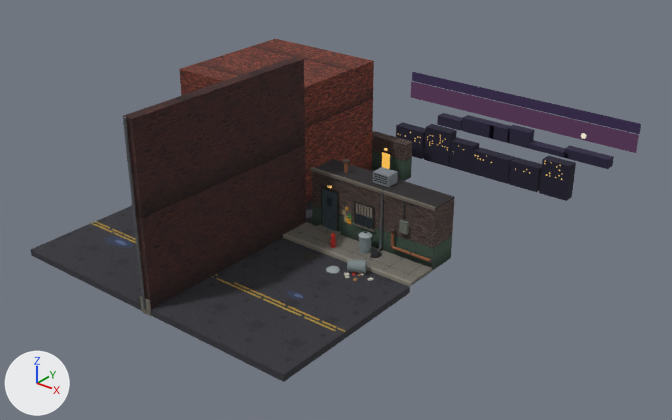
The Blender file stages/street/source/street.blend: old version first, new version second.
Before and after are seen from a camera (50 mm lens) standing at (25.9, -26.6, 19.6) and looking at (-0.1, 5.9, -0.5). The lights are fixed; the arrows at lower left show +X, +Y and +Z. The first picture is the older version.

Objects in the first picture: 'street', 'wall'.
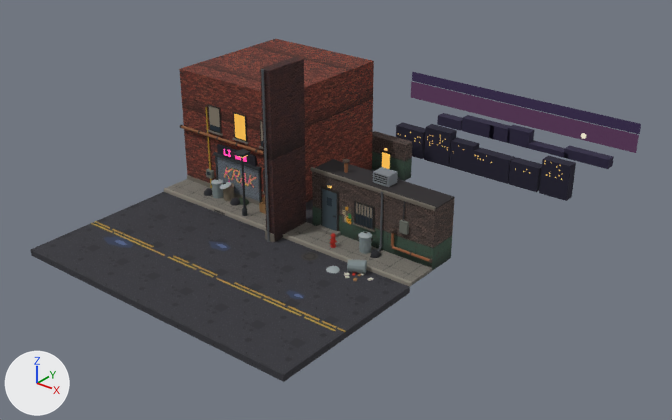
Changed parts and their boxes [x1, y1, x2, y2] in the pictures (672 x 420 px; the box of a moved part takes in the faces that stretch with it):
'wall', reshaped (75% narrower, 28% shorter)
    before: [122, 57, 306, 316]
    after: [260, 57, 306, 242]
part 1 of me_wall, moved or reshaped
    before: [140, 296, 152, 316]
    after: [265, 231, 275, 242]
part 2 of me_wall, moved or reshaped
    before: [123, 119, 146, 308]
    after: [261, 71, 270, 241]
part 3 of me_wall, moved or reshaped
    before: [123, 67, 281, 309]
    after: [260, 67, 281, 242]

The change, as a diff of the scene's bpy script:
```diff
--- a/stages/street/source/street.blend.py
+++ b/stages/street/source/street.blend.py
@@ me_wall @@
 # used by ob_wall; location = (0.0, 0.0, 0.0)
 # before: 2 (0.5, -6.5, -0.3) at pixel (151, 315), 3 (0.0, -6.5, -0.3) at pixel (143, 311), 6 (0.5, -6.5, 8.0) at pixel (131, 118), 7 (0.0, -6.5, 8.0) at pixel (122, 115)
-me_wall.from_pydata(...)  # 170 vertices, 222 faces; spans x -0.03..0.5, y -6.67..3.0, z -0.3..8.02
+me_wall.from_pydata(...)  # 170 vertices, 222 faces; spans x -0.03..0.5, y 0.63..3.0, z -0.3..8.02
+# me_wall part 1: the loose piece of 8 vertices spanning x -0.03..0.5, y -6.56..-6.5, z -0.3..0.4 is moved by (0.0, 7.3, 0.0)
+# me_wall part 2: the loose piece of 22 vertices spanning x 0.17..0.27, y -6.65..-6.55, z 0.0..8.0 is moved by (0.0, 7.3, 0.0)
+# me_wall part 3
+for i in [2, 3, 6, 7]: me_wall.vertices[i].co += Vector((0.0, 7.3, 0.0))
+# other edits to the shape of me_wall do not show in these pictures
 me_wall.materials.append(mat_brick_pillar)
```
